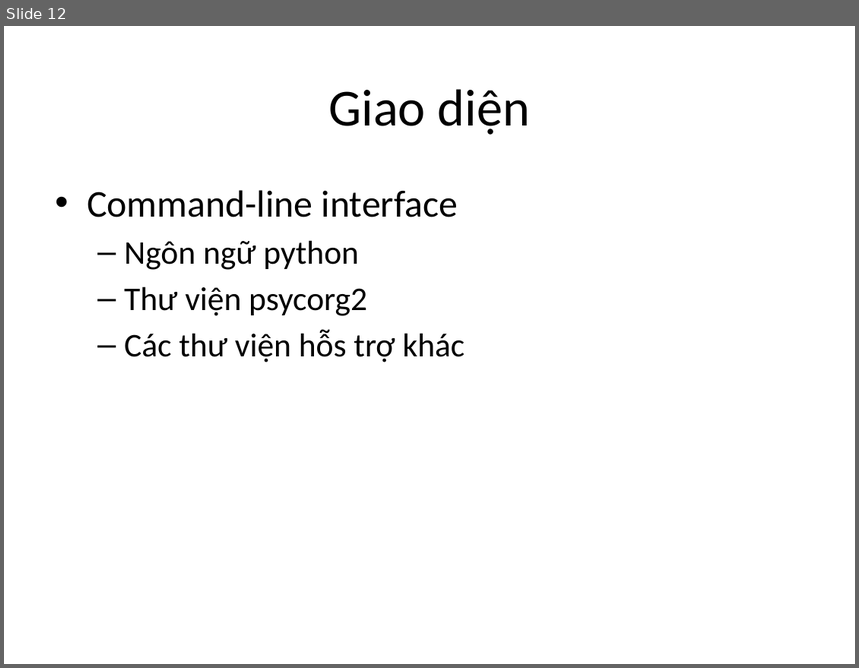
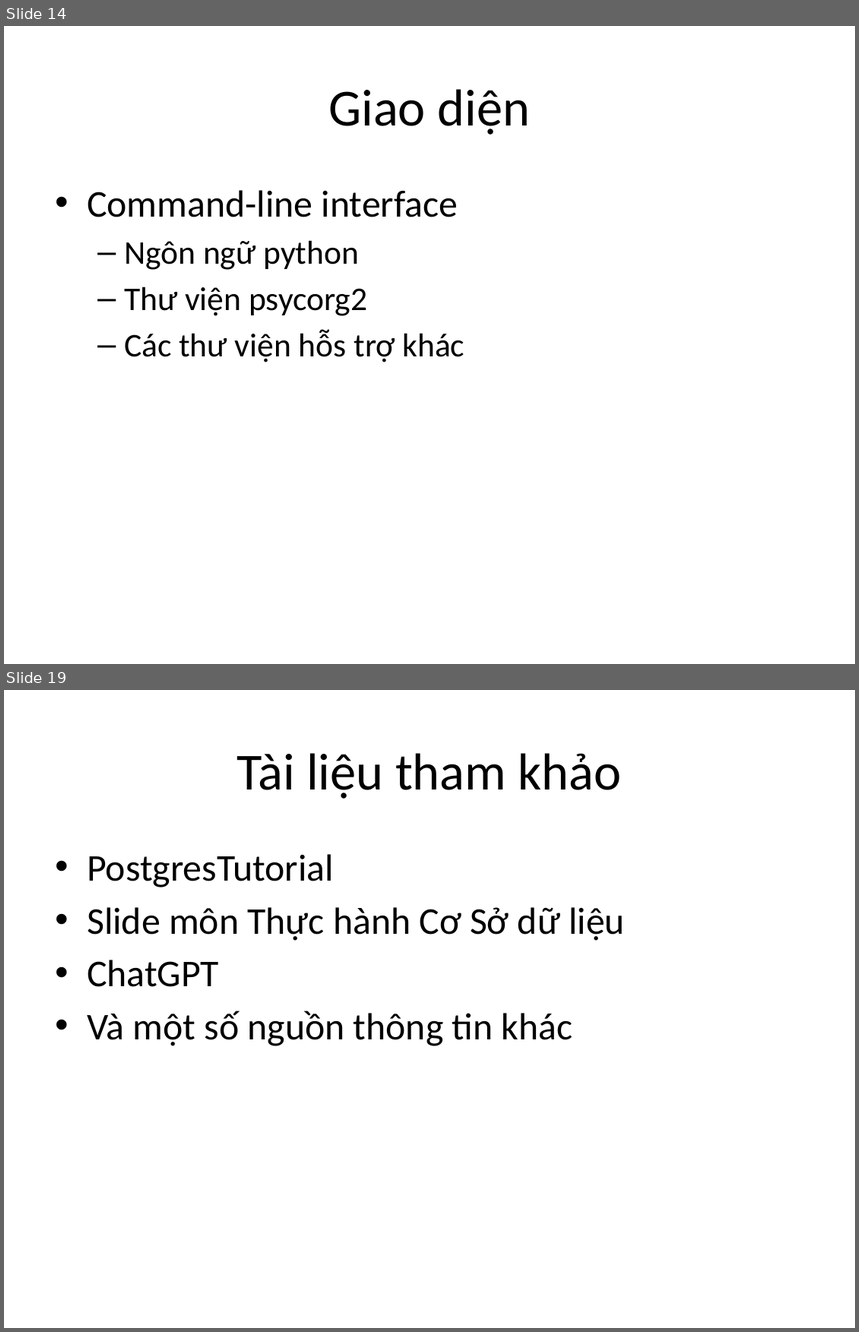
Before and after one commit to manhnd52/HustParkingLot, a slide deck: readme/slide.pptx. Shown one above the other, each under a label of ours: slide 12 before the commit, slides 14 and 19 after it; the slides between them are not shown. The pictures are 859x668 and 859x1332 pixels, drawn with LibreOffice and Linux fonts; fonts in the diff are those of the drawing. Boxes give left, top, right and bottom in pixels: in the first picture for what was removed or moved away, otherwise in the second. Text is boxed around its words. In the diff, an @@ line names an element or a change of style, - is before the commit and + after.

```diff
--- a/readme/slide.pptx
+++ b/readme/slide.pptx
@@ slide 19 added at <box>4,690,855,1328</box>, background #FFFFFF @@
@@ title added at <box>237,753,622,799</box>, 44 pt, text #000000 @@
+Tài liệu tham khảo
@@ text added at <box>87,854,625,1046</box>, 32 pt, text #000000 @@
+• PostgresTutorial
+• Slide môn Thực hành Cơ Sở dữ liệu
+• ChatGPT
+• Và một số nguồn thông tin khác
@@ what was slide 12 is now slide 14 @@
```
Also in this commit, not shown: 1 slide changed, 7 other slides added, 2 other files.
